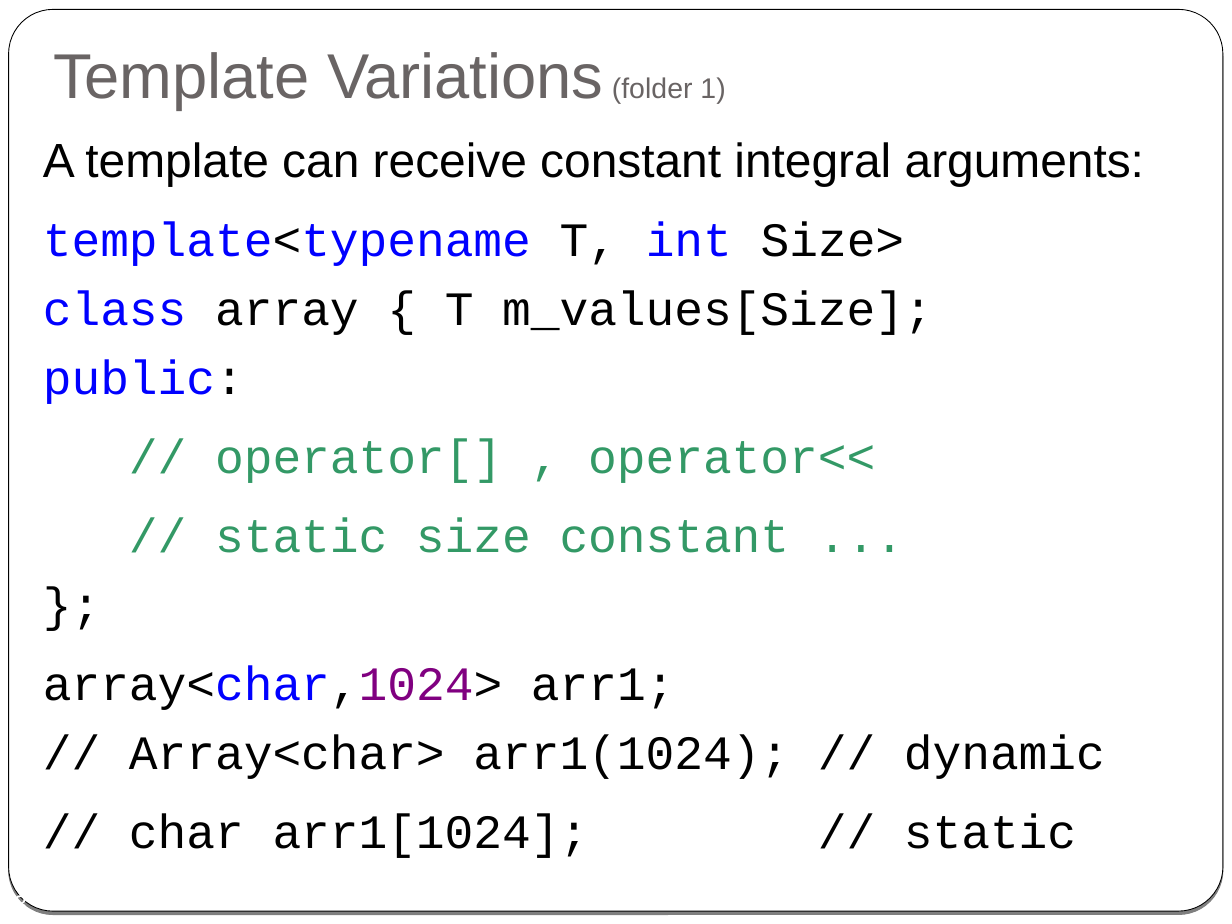
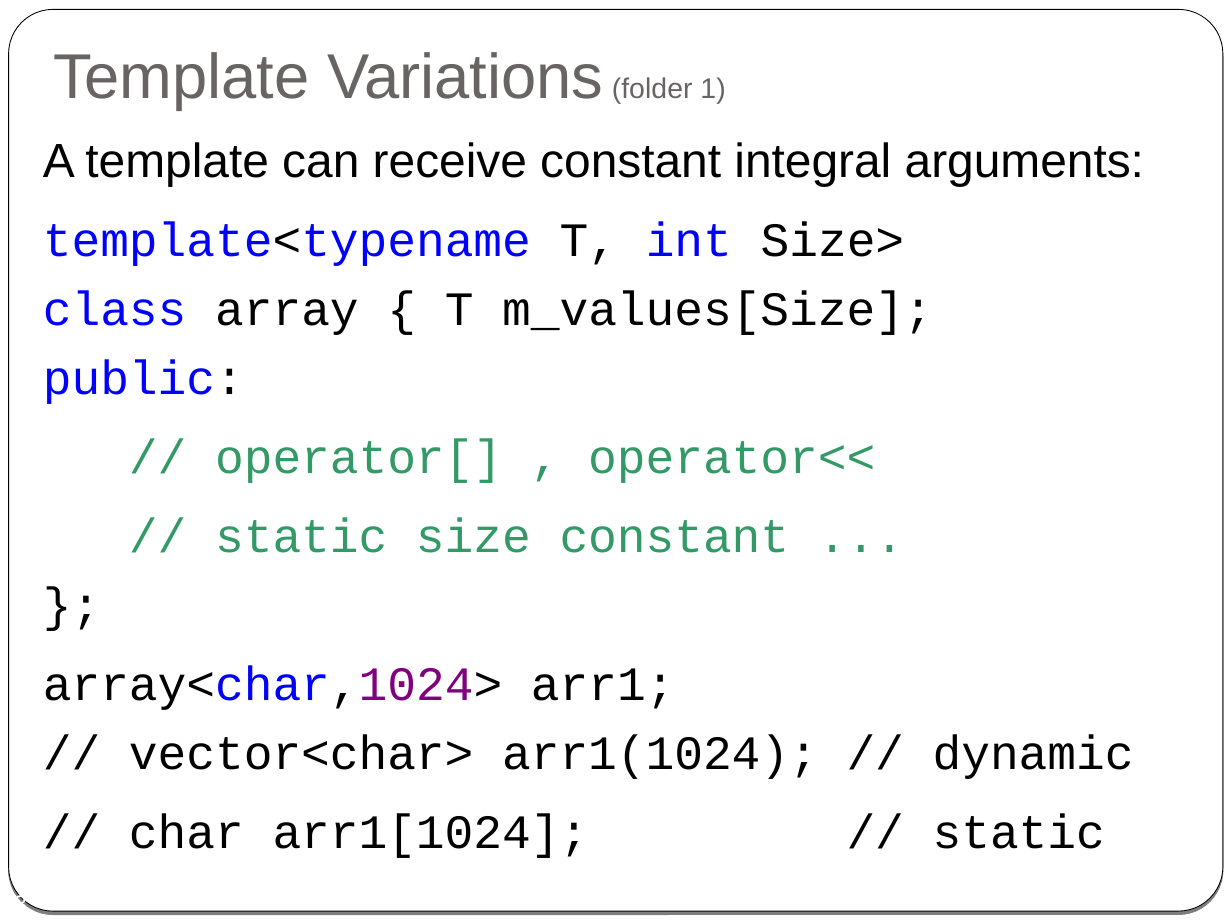
Before and after one commit to cpp-at-ariel/cpp-5780, a slide deck: slide 3 of 09-specializations-metaprogramming/slides.odp. Drawn at 1232x924 pixels with LibreOffice and Linux fonts; fonts in the diff are those of the drawing. Boxes give left, top, right and bottom in pixels: in the first picture for what was removed or moved away, otherwise in the second. Text is boxed around its words. In the diff, an @@ line names an element or a change of style, - is before the commit and + after.

```diff
--- a/09-specializations-metaprogramming/slides.odp
+++ b/09-specializations-metaprogramming/slides.odp
@@ text at [43,665,1134,779]: text changed @@
-array<char,1024> arr1;
-// Array<char> arr1(1024); // dynamic
+array<char,1024> arr1;
+// vector<char> arr1(1024); // dynamic
```
Also in this commit, not shown: 2 other slides changed, 5 slides removed, 5 other files.
